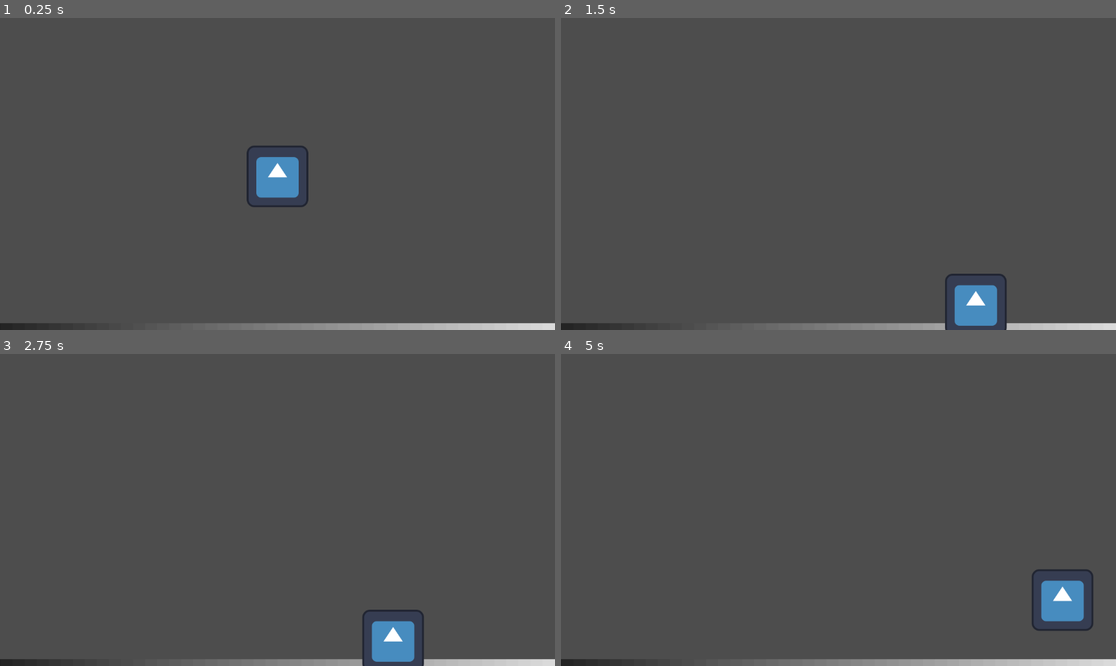
Above: before the commit, frames 1-4 (two rows, left to right).
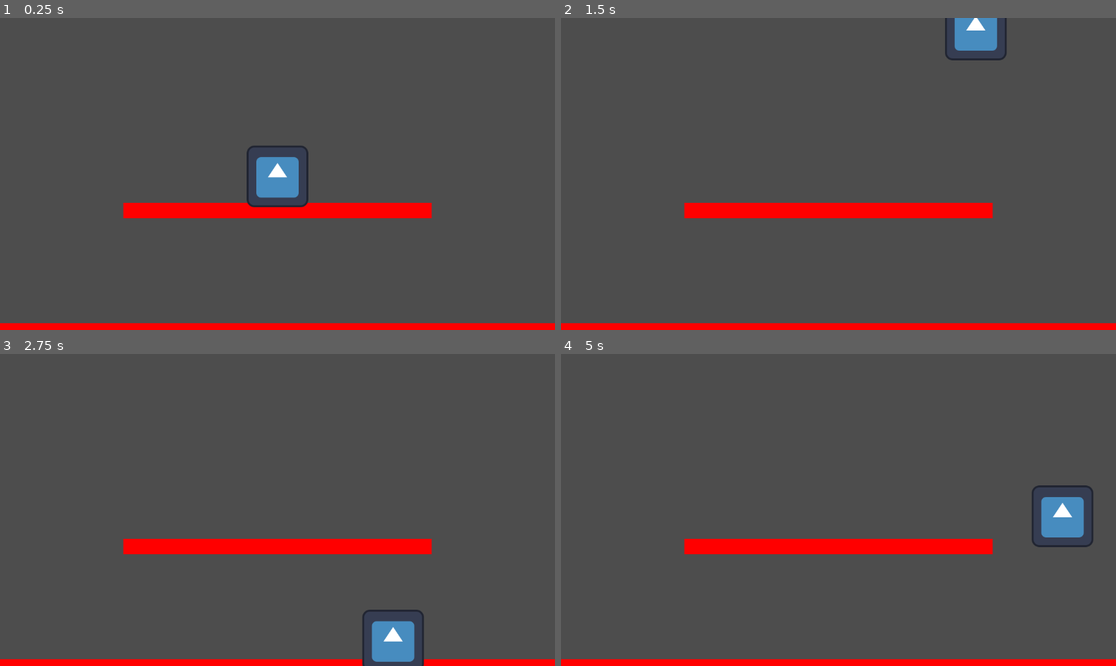
Above: after the commit, the same moments.

Repository: ChrisFlanOrg/Untitled-Fighting-Game
Game: Godot game, scene res://main.tscn
Same seed, same stepped clock (60 frames per second), same inputs: the game is played once before the commit and once after it. The engine's default icon, where the game draws it, is replaced by a stand-in: a white triangle on a blue panel in a dark square.
Inputs:
- Up to frame 1 (0.25 s): no input
- Up to frame 2 (1.5 s): tap Enter (ui_accept) at 0.5, 0.77 s; hold Right (ui_right) from 0.53 s (still down)
- Up to frame 3 (2.75 s): tap Enter (ui_accept) at 1.52 s; release Right (ui_right) at 2.03 s; hold Left (ui_left) from 2.03 s (still down)
- Up to frame 4 (5 s): release Left (ui_left) at 2.78 s; hold Right (ui_right) 2.78-4.28 s; tap Enter (ui_accept) at 3.02, 3.77, 4.52 s; hold Left (ui_left) from 4.28 s (still down)

The runs differ from the first frame. In frame 1, 4.8% of the frame differs, in the area x 0-100%, y 59-100%; in frame 2, 7.1%; in frame 3, 4.7%; in frame 4, 7.5%, in the area x 0-100%, y 42-100%.

Commit message:
Updated main with platform.

Diff:
--- a/main.tscn
+++ b/main.tscn
@@ -4,6 +4,7 @@
 [ext_resource type="Script" path="res://player.gd" id="1_pawte"]
 
 [sub_resource type="Gradient" id="Gradient_fxb1l"]
+colors = PackedColorArray(1, 0, 0, 1, 1, 0, 0, 1)
 
 [sub_resource type="GradientTexture2D" id="GradientTexture2D_feg5i"]
 gradient = SubResource("Gradient_fxb1l")
@@ -26,6 +27,17 @@
 scale = Vector2(9.62, 0.5)
 shape = SubResource("RectangleShape2D_7ixcw")
 
+[node name="Platform" type="StaticBody2D" parent="."]
+position = Vector2(576, 400)
+
+[node name="Sprite2D" type="Sprite2D" parent="Platform"]
+scale = Vector2(10, 0.5)
+texture = SubResource("GradientTexture2D_feg5i")
+
+[node name="CollisionShape2D" type="CollisionShape2D" parent="Platform"]
+scale = Vector2(3.25, 0.5)
+shape = SubResource("RectangleShape2D_7ixcw")
+
 [node name="Player" type="CharacterBody2D" parent="."]
 position = Vector2(576, 300)
 script = ExtResource("1_pawte")
--- a/player.gd
+++ b/player.gd
@@ -2,7 +2,7 @@
 
 
 const SPEED = 300.0
-const JUMP_VELOCITY = -400.0
+const JUMP_VELOCITY = -800.0
 
 
 func _physics_process(delta):
